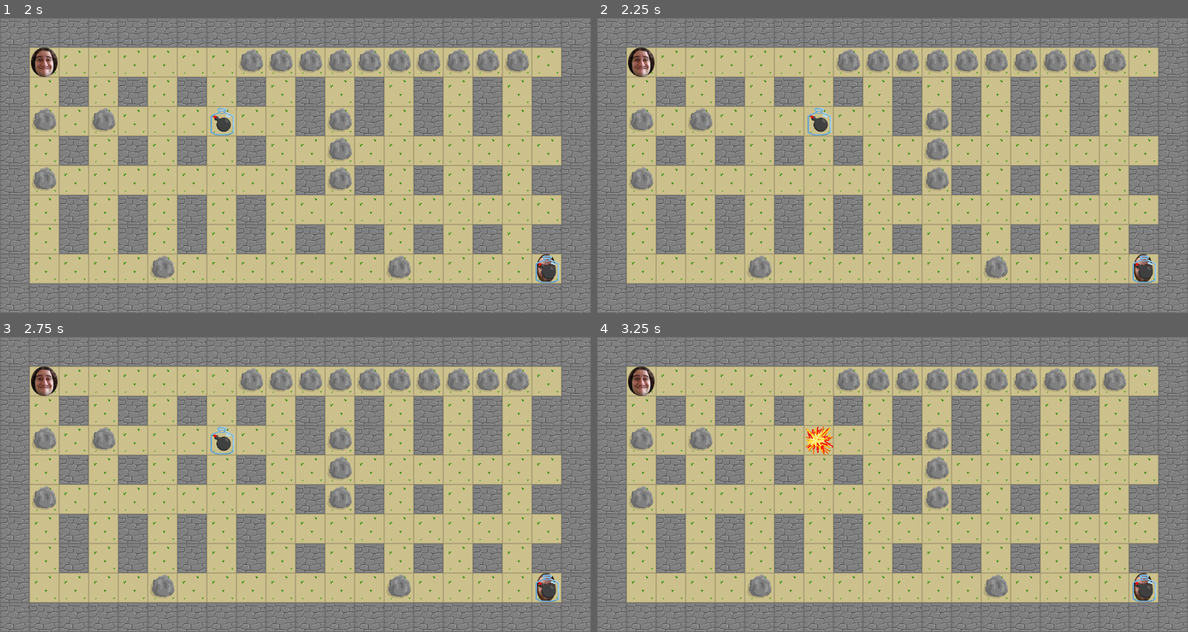
Above: before the commit, frames 1-4 (two rows, left to right).
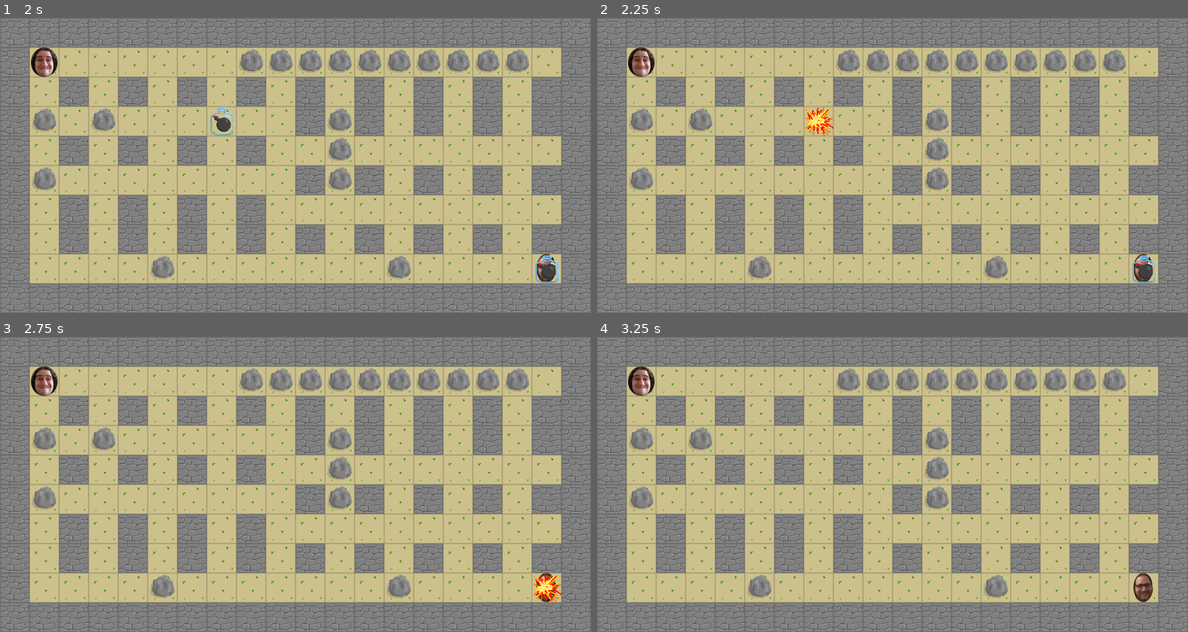
Above: after the commit, the same moments.

Repository: tierriminator/bombyboi
Game: Godot game, scene res://map.tscn
Same seed, same stepped clock (60 frames per second), same inputs: the game is played once before the commit and once after it.
Inputs:
- Up to frame 1 (2 s): tap Enter at 0.5 s; tap Space at 1.25 s
- Up to frame 2 (2.25 s): tap Enter at 2 s
- Up to frame 3 (2.75 s): no input
- Up to frame 4 (3.25 s): no input

Frame 1 is identical in both runs. In frame 2, 0.3% of the frame differs, in the area x 35-40%, y 30-40%; in frame 3, 0.5%, in the area x 35-95%, y 30-90%; in frame 4, 0.5%.

Commit message:
add lives

Diff:
--- a/bombyboi/bomb.gd
+++ b/bombyboi/bomb.gd
@@ -1,8 +1,8 @@
 extends StaticBody2D
 
 var explosion_texture: Texture2D = preload("res://Art/explosion.png")
-var bomb_live_seconds = 3.0
-var explosion_seconds = 1.0
+var bomb_live_seconds = 2.0
+var explosion_seconds = 0.5
 
 func _ready() -> void:
 	add_to_group("bombs")
@@ -15,10 +15,28 @@
 	$Sprite2D.texture = explosion_texture
 	$CollisionShape2D.set_deferred("disabled", true)
 
+	damage_nearby_players()
+
 	$Timer.wait_time = explosion_seconds
 	$Timer.timeout.disconnect(_on_explode)
 	$Timer.timeout.connect(_on_explosion_finished)
 	$Timer.start()
 
+func damage_nearby_players() -> void:
+	var terrain = get_node("/root/Map/Terrain")
+	var bomb_tile = terrain.local_to_map(position)
+	var explosion_tiles = [
+		bomb_tile,
+		bomb_tile + Vector2i(0, -1),
+		bomb_tile + Vector2i(0, 1),
+		bomb_tile + Vector2i(-1, 0),
+		bomb_tile + Vector2i(1, 0),
+	]
+
+	for player in get_tree().get_nodes_in_group("players"):
+		var player_tile = terrain.local_to_map(player.position)
+		if player_tile in explosion_tiles:
+			player.lives -= 1
+
 func _on_explosion_finished() -> void:
 	queue_free()
--- a/bombyboi/player.gd
+++ b/bombyboi/player.gd
@@ -11,6 +11,15 @@
 @onready var place_bomb = "p%d_place_bomb" % player_id
 
 @onready var terrainmap_path := get_node("/root/Map/Terrain")
+
+var lives = 3:
+	set(value):
+		lives = value
+		if lives <= 0:
+			$Sprite2D.flip_v = true
+
+func _ready() -> void:
+	add_to_group("players")
 
 func check_terrain(p_movedir: Vector2i) -> TileData:
 	return terrainmap_path.get_cell_tile_data(p_movedir)
